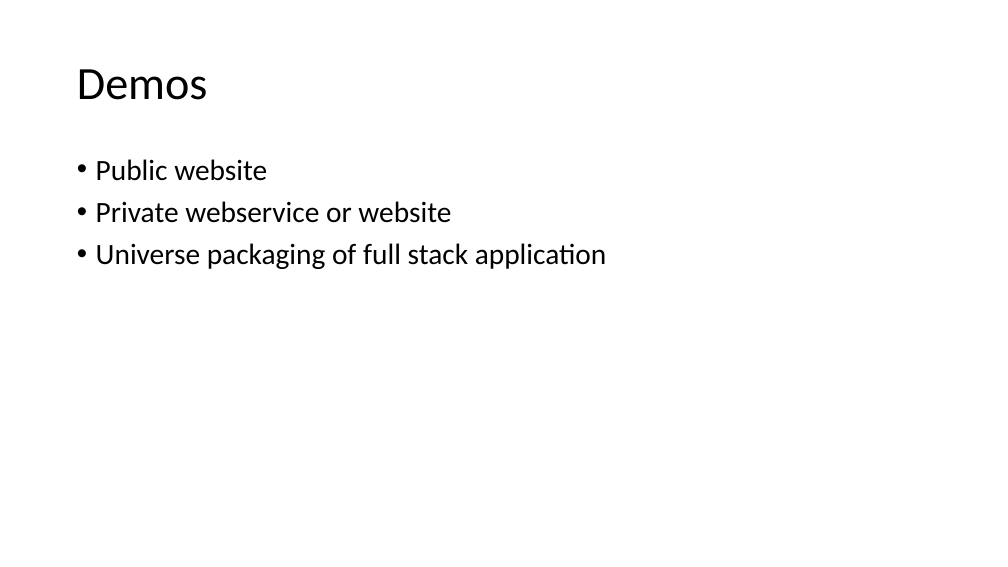
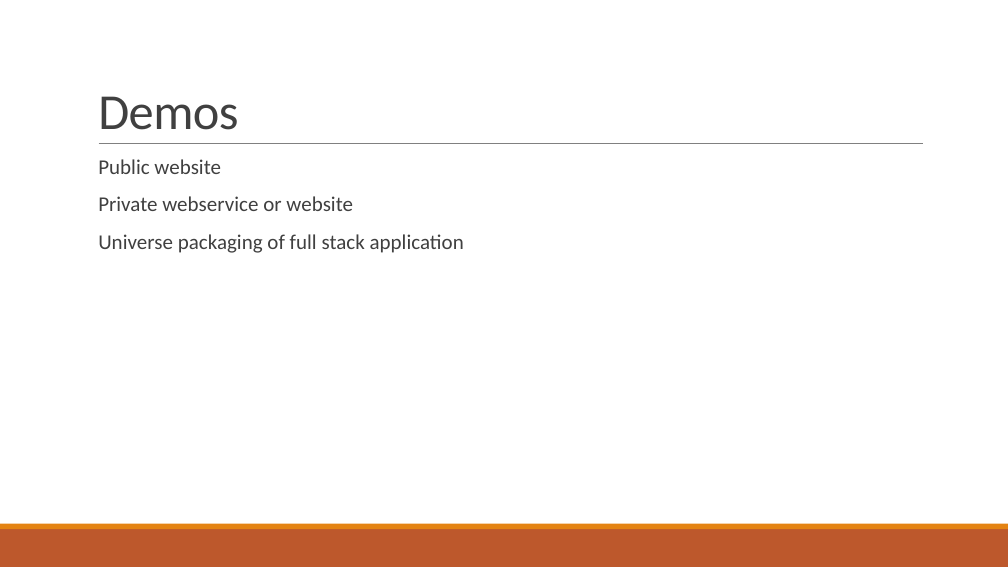
Before and after one commit to gisjedi/deployments-on-dcos, a slide deck: slide 8 of dockerizerd-applications.pptx. Drawn at 1008x567 pixels with LibreOffice and Linux fonts; fonts in the diff are those of the drawing. Boxes give left, top, right and bottom in pixels: in the first picture for what was removed or moved away, otherwise in the second. Text is boxed around its words. In the diff, an @@ line names an element or a change of style, - is before the commit and + after.

```diff
--- a/dockerizerd-applications.pptx
+++ b/dockerizerd-applications.pptx
@@ title "Demos": place and size @@
-title "Demos" at [77, 69, 208, 100]
+title "Demos" at [98, 96, 238, 130]
@@ title "Demos" at [98, 96, 238, 130]: size 44 to 48 pt, text colour #000000 to #404040, letter spacing 0 to -0.5 pt; line spacing 0.9 to 0.85; vertical alignment middle to bottom @@
@@ line added from (99, 144) to (923, 144), #808080 0.5 pt @@
@@ text "Public website" at [98, 159, 464, 253]: size 28 to 20 pt, text colour #000000 to #404040; bullet • to  ; more space between paragraphs @@
@@ rectangle added at [0, 529, 1008, 567], fill #BD582C @@
@@ rectangle added at [0, 524, 1008, 529], fill #E48312 @@
```
Also in this commit, not shown: 13 other slides changed, 1 slide added, 2 other files.
